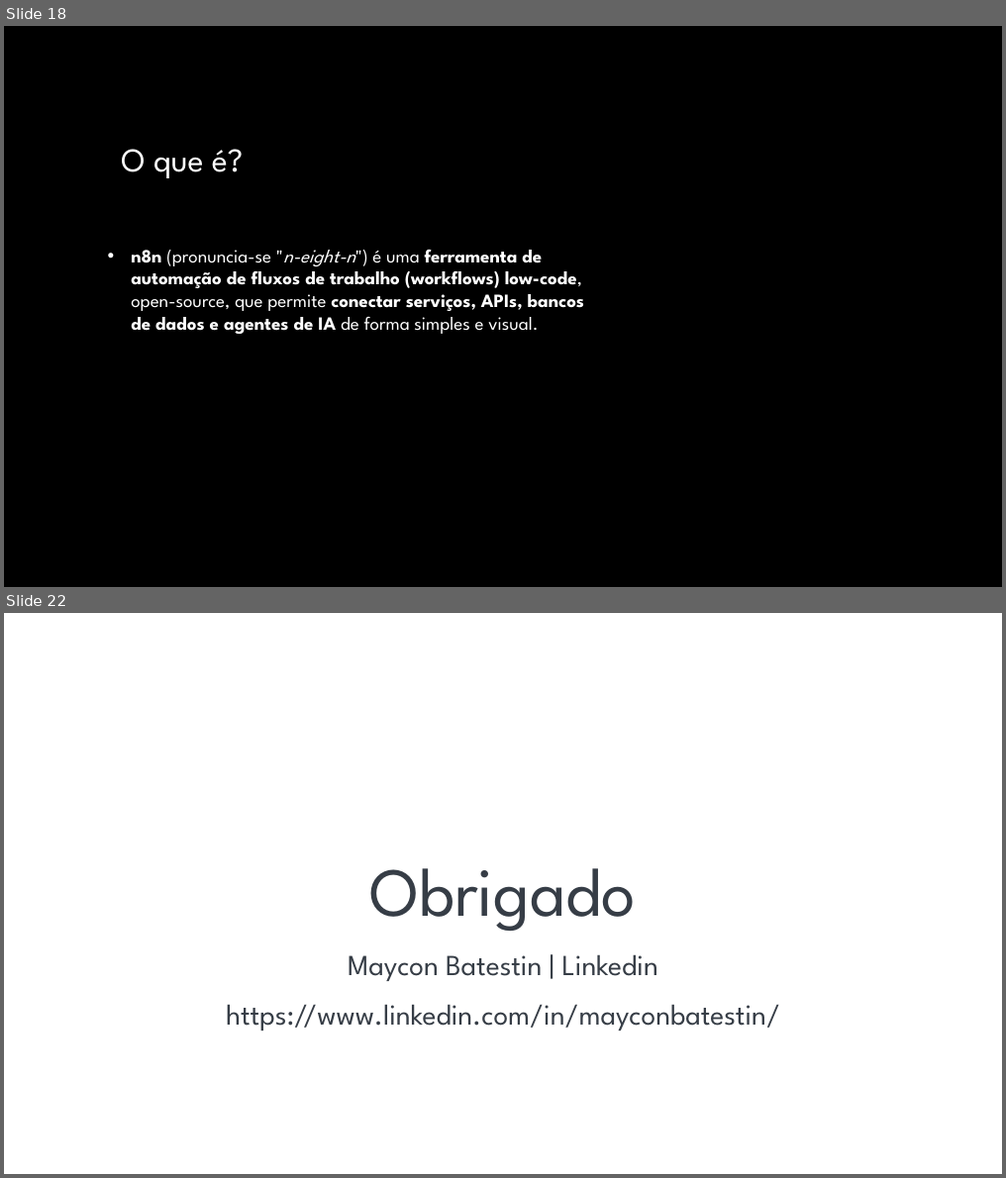
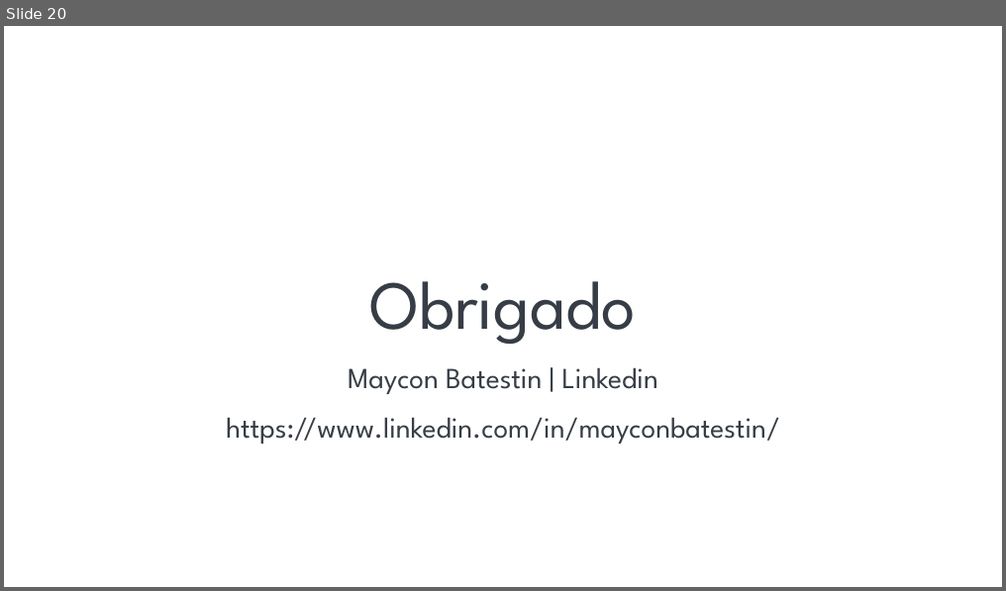
Before and after one commit to batestin1/aula_dio_agentes_sql, a slide deck: materiais/agents_sql.pptx. Shown one above the other, each under a label of ours: slides 18 and 22 before the commit, slide 20 after it; the slides between them are not shown. The pictures are 1006x1178 and 1006x591 pixels, drawn with LibreOffice and Linux fonts; fonts in the diff are those of the drawing; background and template pictures are left out. Boxes give left, top, right and bottom in pixels: in the first picture for what was removed or moved away, otherwise in the second. Text is boxed around its words. In the diff, an @@ line names an element or a change of style, - is before the commit and + after.

```diff
--- a/materiais/agents_sql.pptx
+++ b/materiais/agents_sql.pptx
@@ slide 18 removed at <box>4,26,1002,587</box>, background picture (left out) @@
@@ text removed at <box>121,149,243,178</box> @@
-O que é?
@@ text removed at <box>131,249,584,334</box> @@
-• n8n (pronuncia-se "n-eight-n") é uma ferramenta de automação de fluxos de trabalho (workflows) low-code, open-source, que permite conectar serviços, APIs, bancos de dados e agentes de IA de forma simples e visual.
@@ what was slide 22 is now slide 20 @@
```
Also in this commit, not shown: 4 slides changed, 4 slides added, 5 other slides removed, 20 other files.
